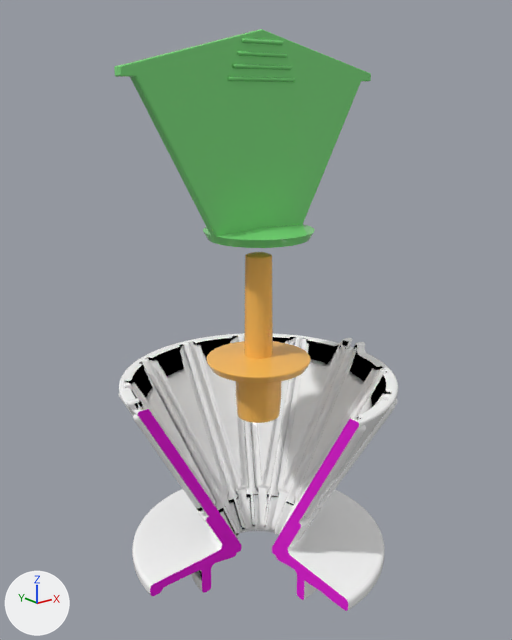
The glTF model Violin-v1.glb: old version first, new version second.
Rendered twice from a 50 mm lens placed at (-0.163, -0.202, 0.193), pointed at (0.0, 0.001, 0.112). The lights are fixed; the arrows at lower left show +X, +Y and +Z. The picture after the commit comes second. Both versions are drawn at frame 180 of the action 'Animation'; the numbers are the values there.

Names of what the first picture shows: 'a1', 'a2', 'b', 'c'.
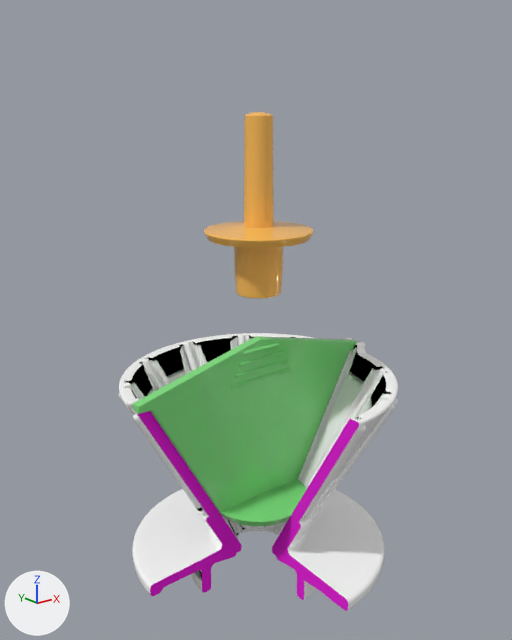
Pixel boxes [x1, y1, x2, y2] of what changed, in the pictures (512 x 640 px):
'b', moved: before [114, 29, 371, 248]; after [133, 336, 358, 526]
'c', moved: before [206, 252, 311, 423]; after [204, 112, 314, 298]

Patch to the scene script:
```diff
--- a/Violin-v1.glb.py
+++ b/Violin-v1.glb.py
@@ ob_b @@
 ob_b.parent = ob_coffee_dripper_abc
-ob_b.location = (0.0, 0.0, 0.11)
+ob_b.location = (0.0, 0.0, 0.0)
@@ ob_c @@
 ob_c.parent = ob_coffee_dripper_abc
-ob_c.location = (0.0, 0.0, 0.06)
+ob_c.location = (0.0, 0.0, 0.11)
```
